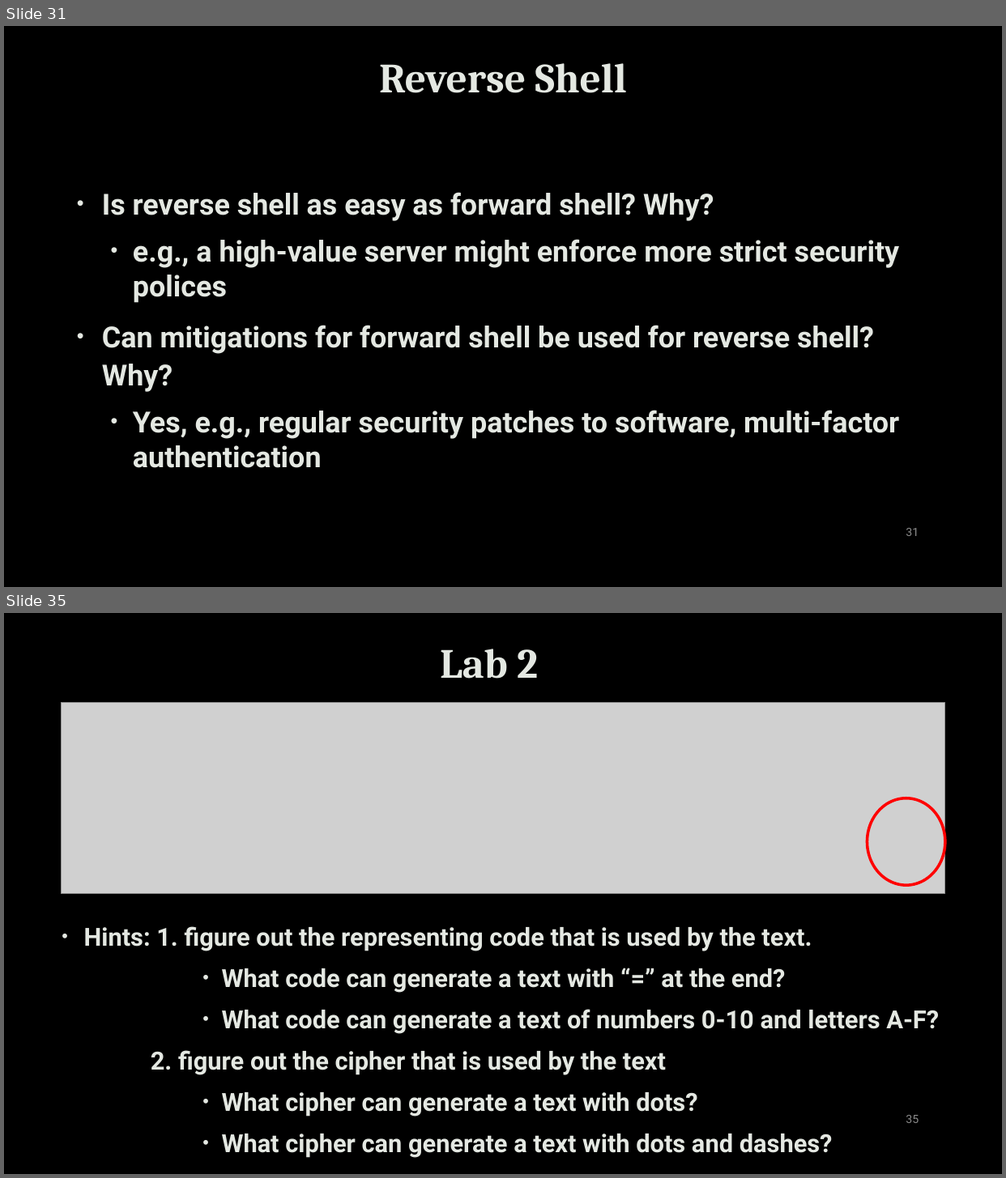
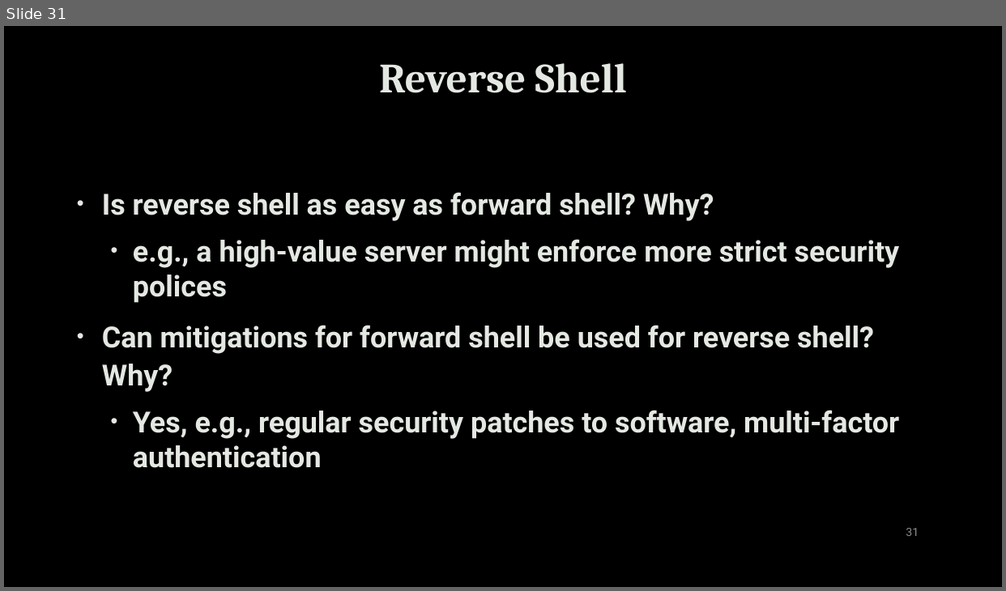
Before and after one commit to uwacyber/cits1003, a slide deck: cits1003-lecture_slides/CITS1003-3 NetworkAndComputers-exercises.pptx. Shown one above the other, each under a label of ours: slides 31 and 35 before the commit, slide 31 after it; the slides between them are not shown. The pictures are 1006x1178 and 1006x591 pixels, drawn with LibreOffice and Linux fonts; fonts in the diff are those of the drawing; grey boxes stand for pictures; background and template pictures are left out. Boxes give left, top, right and bottom in pixels: in the first picture for what was removed or moved away, otherwise in the second. Text is boxed around its words. In the diff, an @@ line names an element or a change of style, - is before the commit and + after.

```diff
--- a/cits1003-lecture_slides/CITS1003-3 NetworkAndComputers-exercises.pptx
+++ b/cits1003-lecture_slides/CITS1003-3 NetworkAndComputers-exercises.pptx
@@ slide 35 removed at bbox=[4, 613, 1002, 1174], background picture (left out) @@
@@ title removed at bbox=[440, 649, 538, 679] @@
-Lab 2
@@ picture removed at bbox=[61, 703, 946, 894] @@
@@ ellipse removed at bbox=[867, 798, 945, 885] @@
@@ text removed at bbox=[84, 926, 939, 1158] @@
-  • Hints: 1. figure out the representing code that is used by the text.
-            • What code can generate a text with “=” at the end?
-            • What code can generate a text of numbers 0-10 and letters A-F?
-        2. figure out the cipher that is used by the text
-            • What cipher can generate a text with dots?
-            • What cipher can generate a text with dots and dashes?
@@ page number removed at bbox=[906, 1115, 918, 1123] @@
-35
```
Also in this commit, not shown: 1 slide changed, 3 other slides removed.
